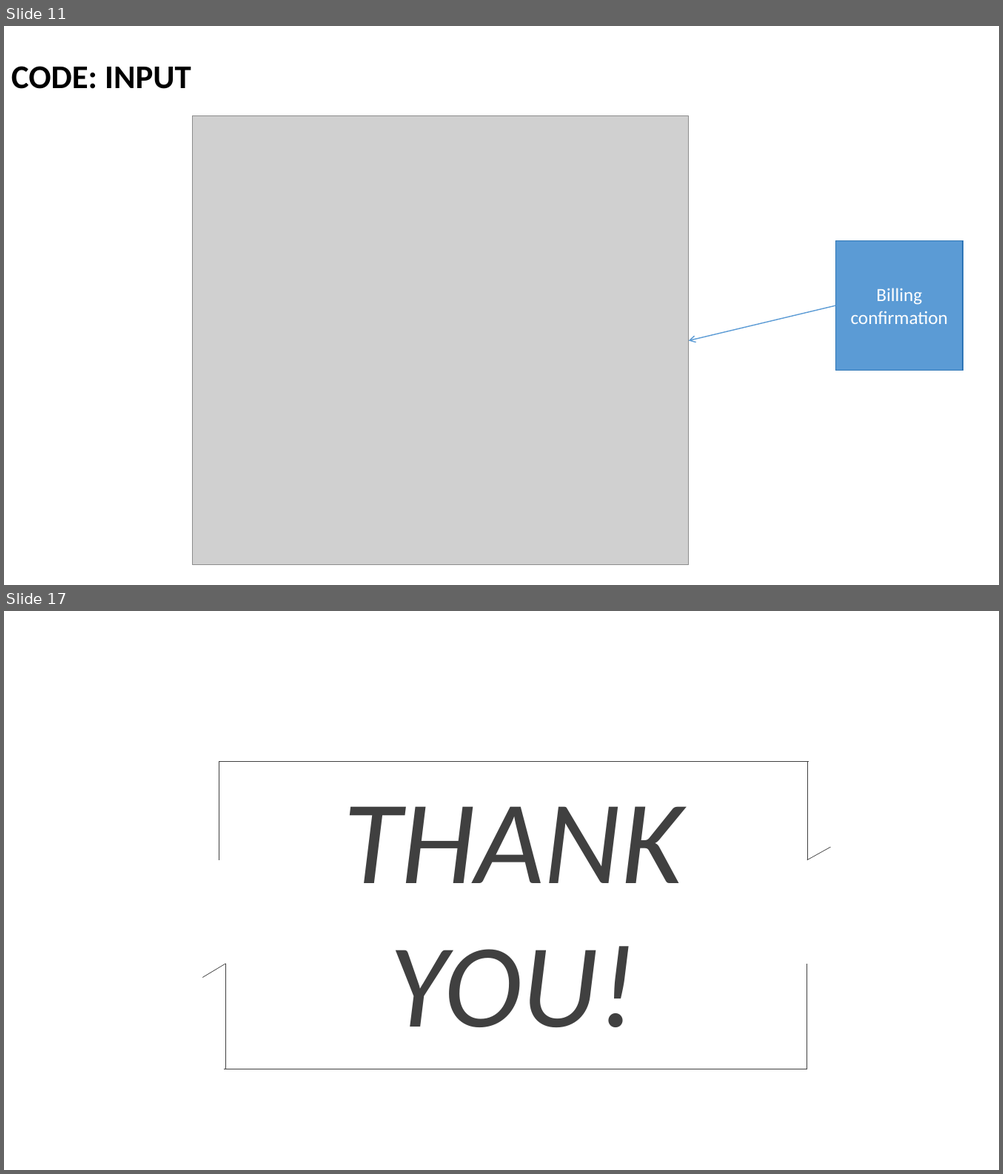
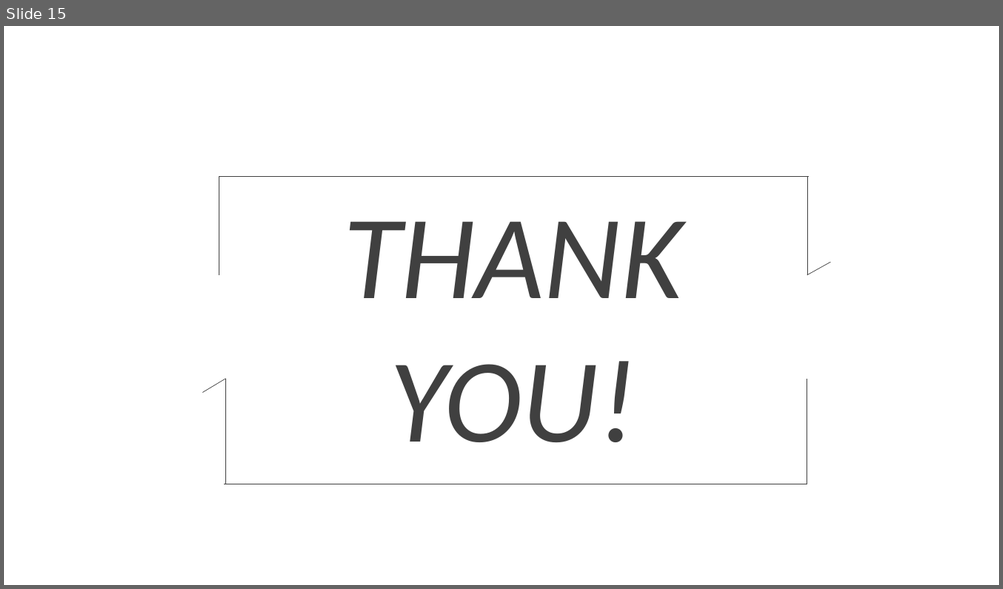
Before and after one commit to McLight-Note/Web-Server-Programming, a slide deck: Mid-term.pptx. Shown one above the other, each under a label of ours: slides 11 and 17 before the commit, slide 15 after it; the slides between them are not shown. The pictures are 1003x1174 and 1003x589 pixels, drawn with LibreOffice and Linux fonts; fonts in the diff are those of the drawing; grey boxes stand for pictures; background and template pictures are left out. Boxes give left, top, right and bottom in pixels: in the first picture for what was removed or moved away, otherwise in the second. Text is boxed around its words. In the diff, an @@ line names an element or a change of style, - is before the commit and + after.

```diff
--- a/Mid-term.pptx
+++ b/Mid-term.pptx
@@ slide 11 removed at <box>4,26,999,585</box>, background picture (left out) @@
@@ text removed at <box>11,66,191,89</box> @@
-CODE: INPUT
@@ picture removed at <box>193,116,689,565</box> @@
@@ rectangle removed at <box>836,241,963,370</box> @@
-Billing confirmation
@@ arrow removed from (836, 306) to (688, 340) @@
@@ what was slide 17 is now slide 15 @@
```
Also in this commit, not shown: 1 slide changed, 7 slides added, 8 other slides removed, 3 other files.
